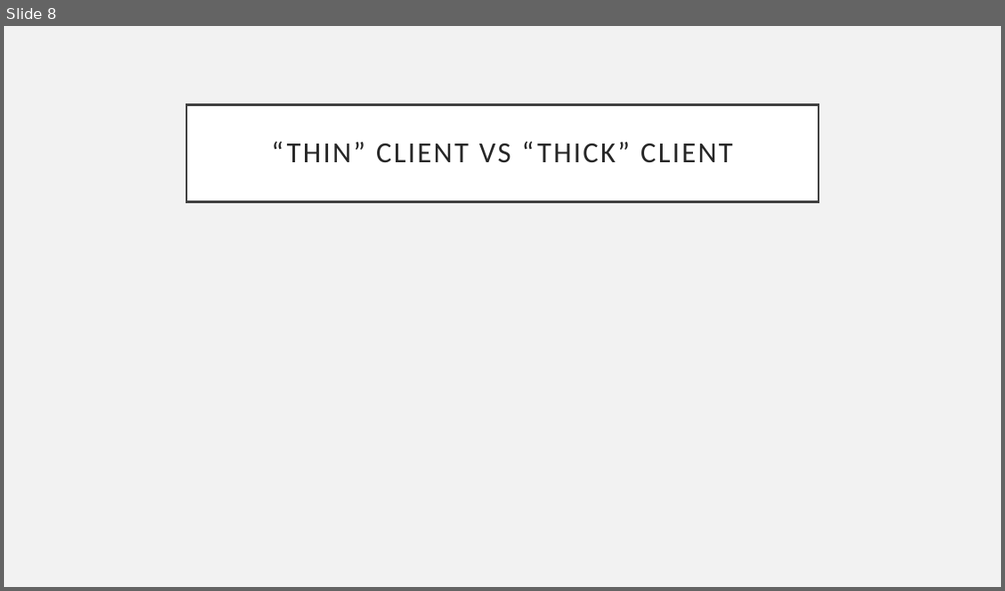
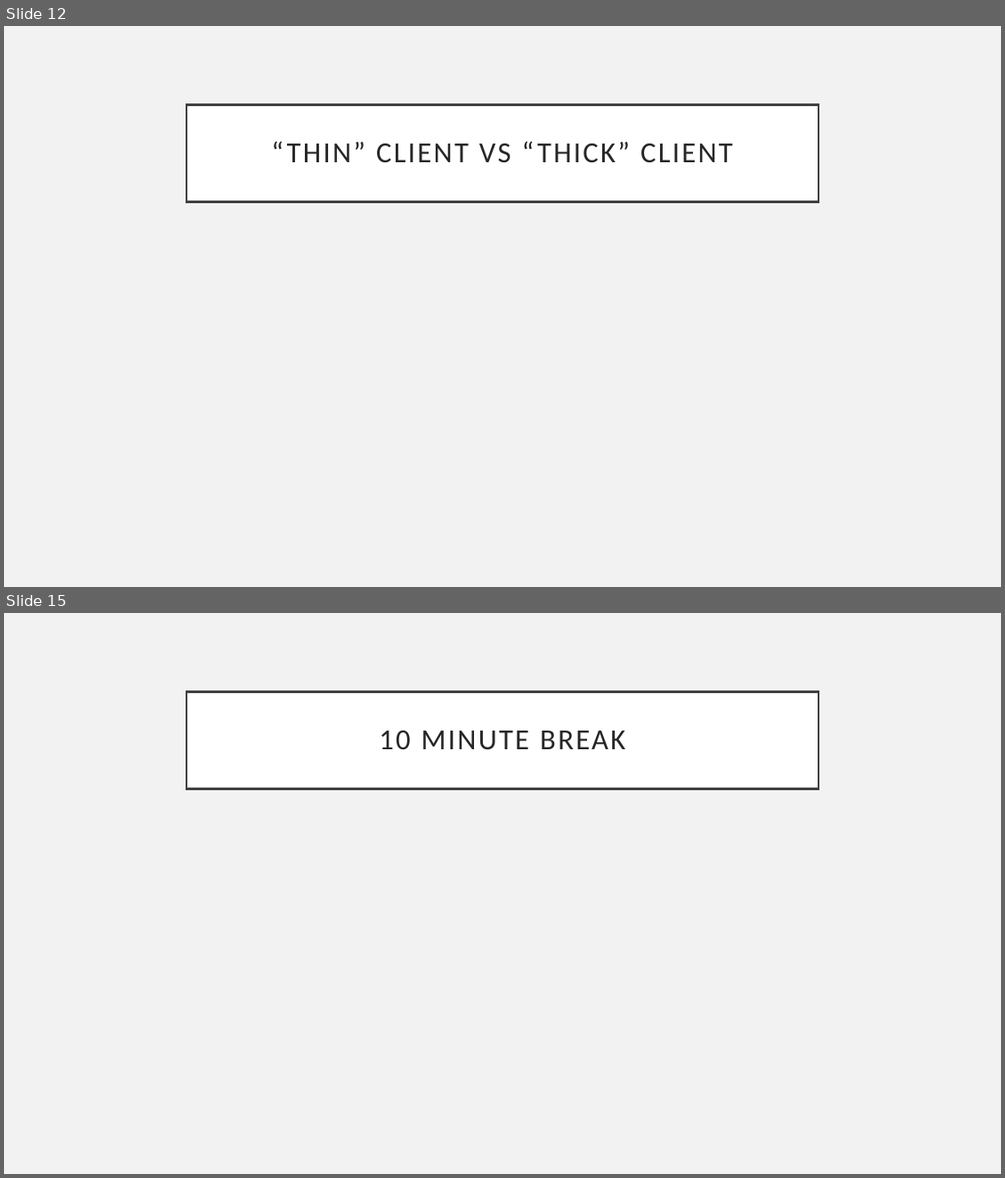
Before and after one commit to hexa-decim8/ISBPM, a slide deck: Class_Materials/Week_1/Day_3/ISBPM w1d3.pptx. Shown one above the other, each under a label of ours: slide 8 before the commit, slides 12 and 15 after it; the slides between them are not shown. The pictures are 1005x591 and 1005x1178 pixels, drawn with LibreOffice and Linux fonts; fonts in the diff are those of the drawing. Boxes give left, top, right and bottom in pixels: in the first picture for what was removed or moved away, otherwise in the second. Text is boxed around its words. In the diff, an @@ line names an element or a change of style, - is before the commit and + after.

```diff
--- a/Class_Materials/Week_1/Day_3/ISBPM w1d3.pptx
+++ b/Class_Materials/Week_1/Day_3/ISBPM w1d3.pptx
@@ slide 15 added at (x1=4, y1=613, x2=1001, y2=1174), background #F2F2F2 @@
@@ title added at (x1=186, y1=691, x2=818, y2=788), fill #FFFFFF, outline #404040 2.5 pt, 28 pt, text #262626 @@
+10 MINUTE BREAK
@@ what was slide 8 is now slide 12 @@
```
Also in this commit, not shown: 1 slide changed, 9 other slides added, 9 other files.
